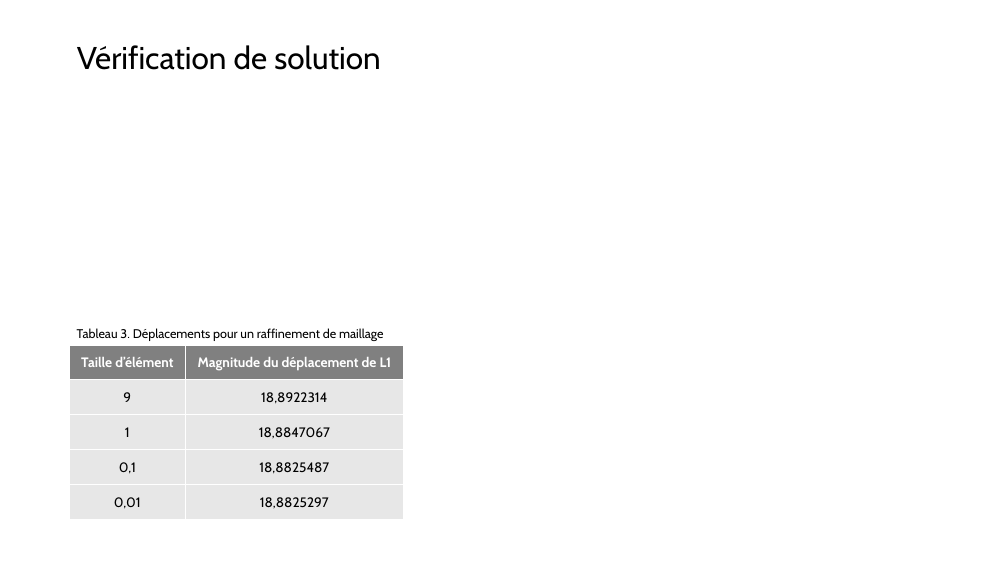
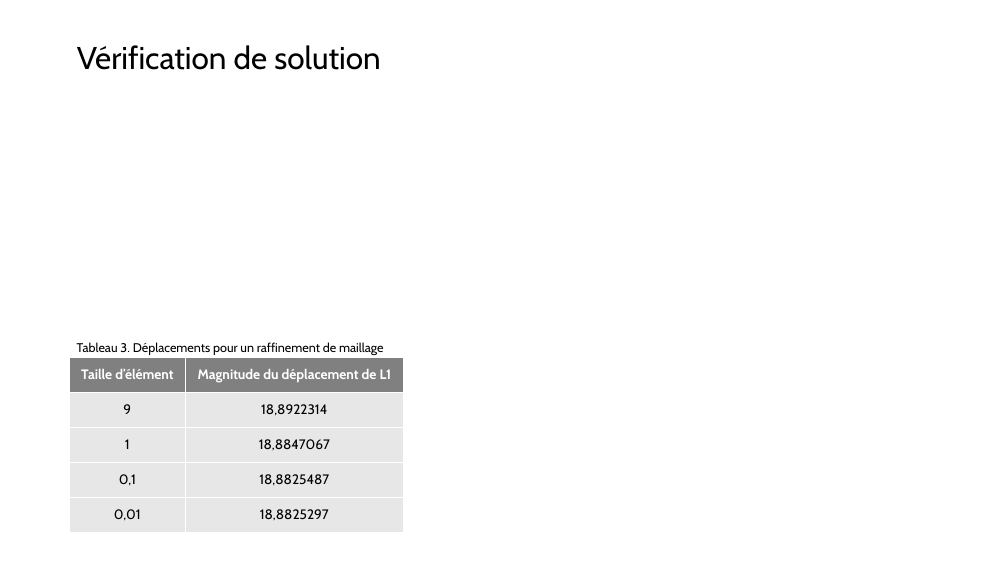
Before and after one commit to AcileSf/MEC8211ProjetFinal, a slide deck: slide 12 of Rapport_Projet_V1.pptx. Drawn at 1008x567 pixels with LibreOffice and Linux fonts; fonts in the diff are those of the drawing; grey boxes stand for pictures. Boxes give left, top, right and bottom in pixels: in the first picture for what was removed or moved away, otherwise in the second. Text is boxed around its words. In the diff, an @@ line names an element or a change of style, - is before the commit and + after.

```diff
--- a/Rapport_Projet_V1.pptx
+++ b/Rapport_Projet_V1.pptx
@@ table: place and size @@
-table at (70, 345, 404, 520)
+table at (70, 358, 404, 532)
@@ text "Tableau 3. Déplacements pour un ...": place and size @@
-text "Tableau 3. Déplacements pour un ..." at (77, 328, 383, 341)
+text "Tableau 3. Déplacements pour un ..." at (77, 342, 383, 355)
```
Also in this commit, not shown: 3 other slides changed.
